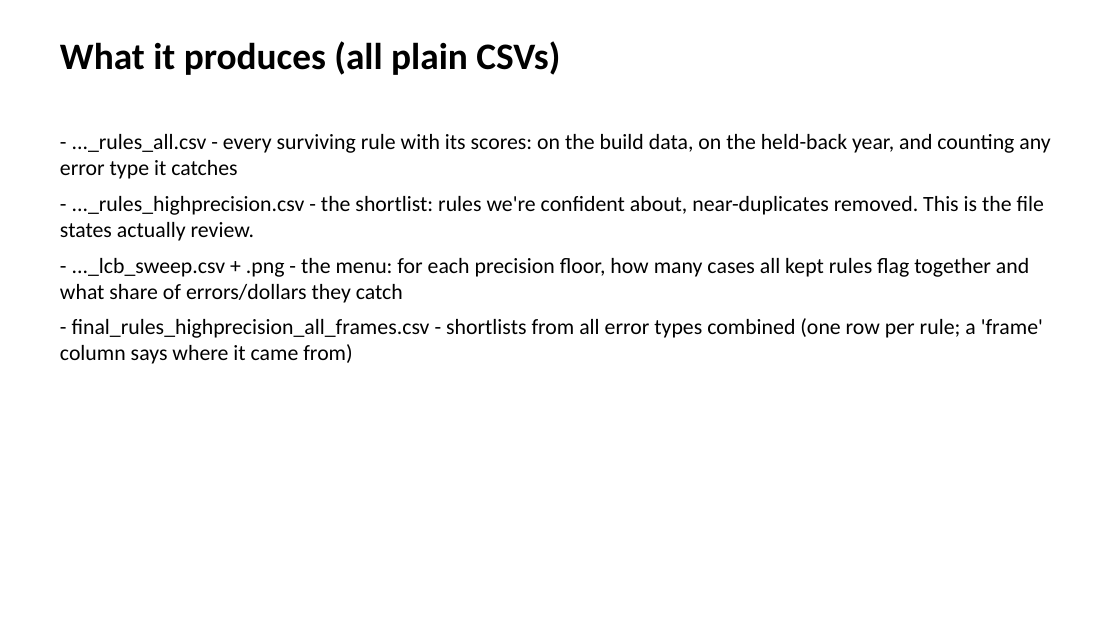
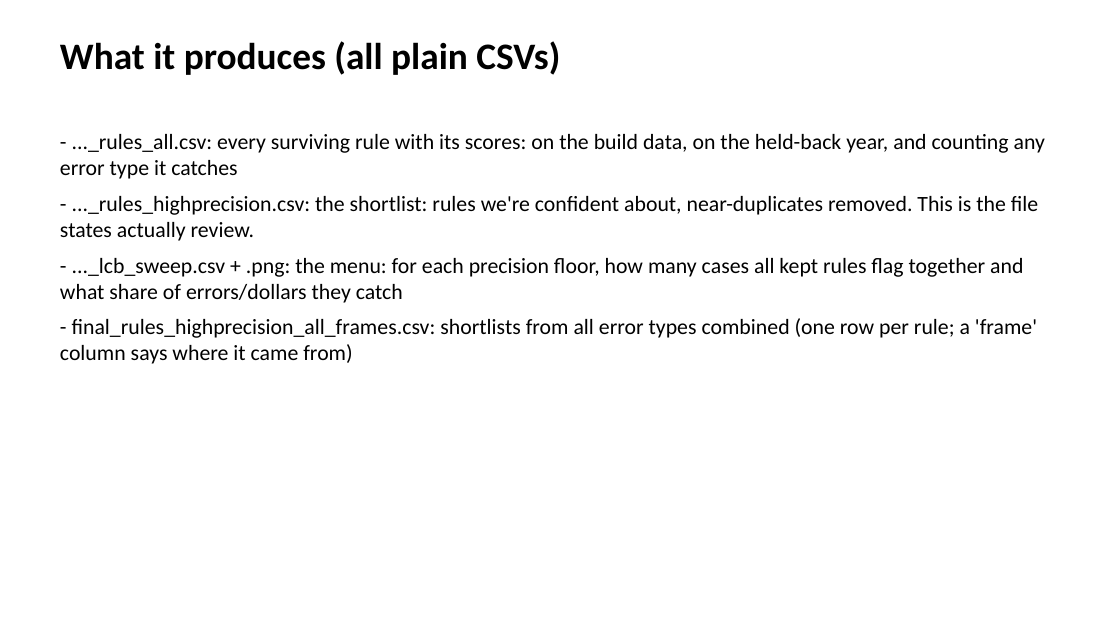
Before and after one commit to giannella/snap_qc, a slide deck: slide 9 of workshop_using_the_inclusion_rules_scripts.pptx. Drawn at 1120x630 pixels with LibreOffice and Linux fonts; fonts in the diff are those of the drawing. Boxes give left, top, right and bottom in pixels: in the first picture for what was removed or moved away, otherwise in the second. Text is boxed around its words. In the diff, an @@ line names an element or a change of style, - is before the commit and + after.

```diff
--- a/workshop_using_the_inclusion_rules_scripts.pptx
+++ b/workshop_using_the_inclusion_rules_scripts.pptx
@@ text at (60,134,1045,364): text changed @@
-- ..._rules_all.csv - every surviving rule with its scores: on the build data, on the held-back year, and counting any error type it catches
-- ..._rules_highprecision.csv - the shortlist: rules we're confident about, near-duplicates removed. This is the file states actually review.
-- ..._lcb_sweep.csv + .png - the menu: for each precision floor, how many cases all kept rules flag together and what share of errors/dollars they catch
-- final_rules_highprecision_all_frames.csv - shortlists from all error types combined (one row per rule; a 'frame' column says where it came from)
+- ..._rules_all.csv: every surviving rule with its scores: on the build data, on the held-back year, and counting any error type it catches
+- ..._rules_highprecision.csv: the shortlist: rules we're confident about, near-duplicates removed. This is the file states actually review.
+- ..._lcb_sweep.csv + .png: the menu: for each precision floor, how many cases all kept rules flag together and what share of errors/dollars they catch
+- final_rules_highprecision_all_frames.csv: shortlists from all error types combined (one row per rule; a 'frame' column says where it came from)
```
Also in this commit, not shown: 18 other slides changed, 3 other files.
